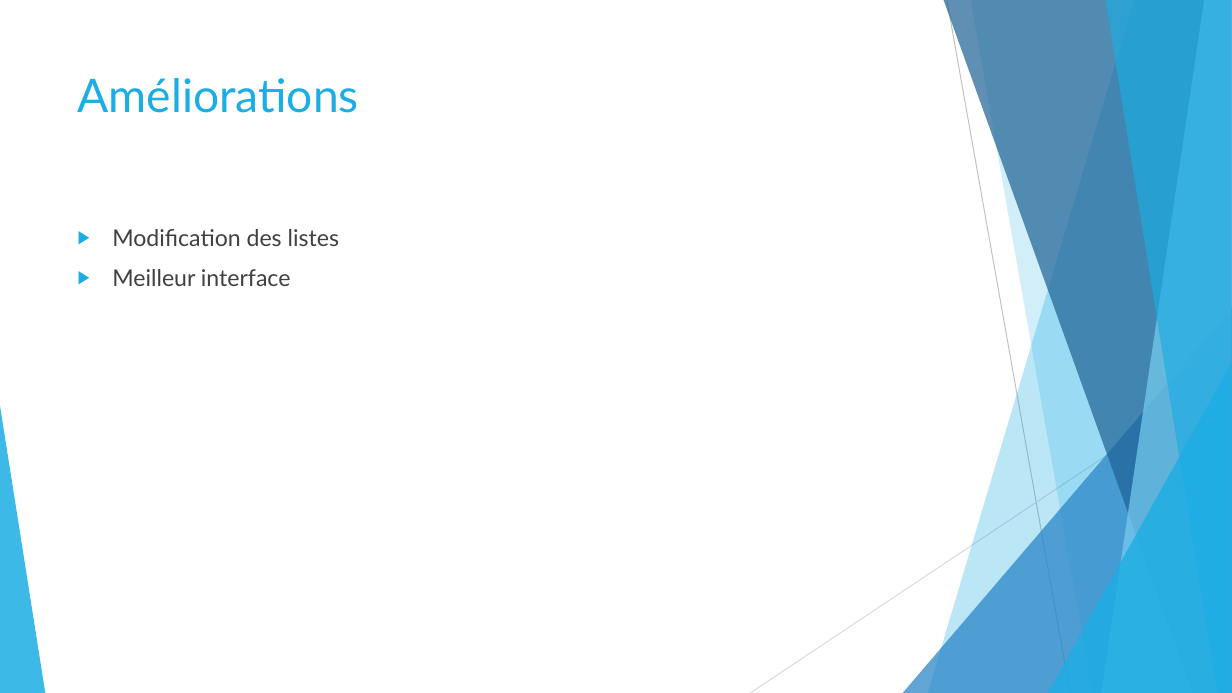
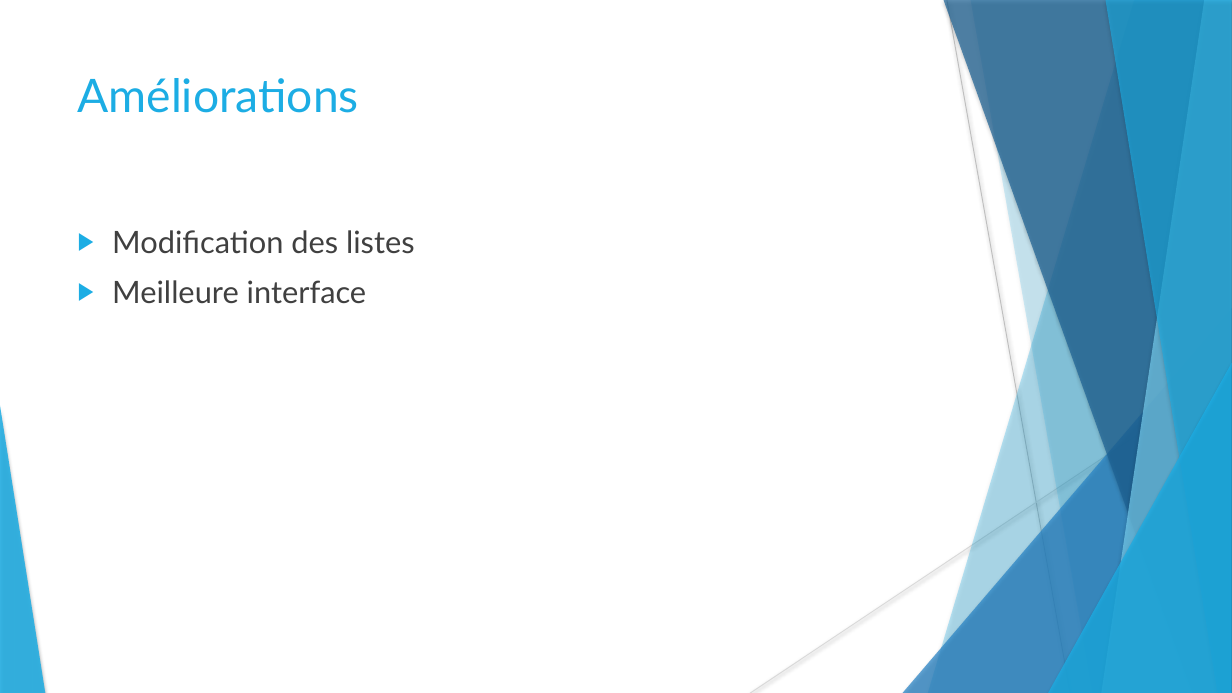
Before and after one commit to stany24/Imepro, a slide deck: slide 24 of Planification/Imepro.pptx. Drawn at 1232x693 pixels with LibreOffice and Linux fonts; fonts in the diff are those of the drawing. Boxes give left, top, right and bottom in pixels: in the first picture for what was removed or moved away, otherwise in the second. Text is boxed around its words. In the diff, an @@ line names an element or a change of style, - is before the commit and + after.

```diff
--- a/Planification/Imepro.pptx
+++ b/Planification/Imepro.pptx
@@ freeform shape at (x1=970, y1=0, x2=1232, y2=693): shadow on; outline redrawn @@
@@ text at (x1=112, y1=230, x2=415, y2=254): size 18 to 24 pt in "Modification des listes" @@
@@ text at (x1=112, y1=280, x2=367, y2=304): text changed; size 18 to 24 pt @@
-▶ Meilleur interface
+▶ Meilleure interface
@@ shadow on in 7 elements at (x1=928, y1=0, x2=1232, y2=693), (x1=903, y1=308, x2=1232, y2=693), (x1=944, y1=0, x2=1232, y2=693), (x1=1102, y1=0, x2=1232, y2=693), (x1=1105, y1=0, x2=1232, y2=693), (x1=1048, y1=363, x2=1232, y2=693), (x1=0, y1=406, x2=45, y2=693) @@
```
Also in this commit, not shown: 27 other slides changed, 5 slides added, 1 slide removed, 1 other file.
